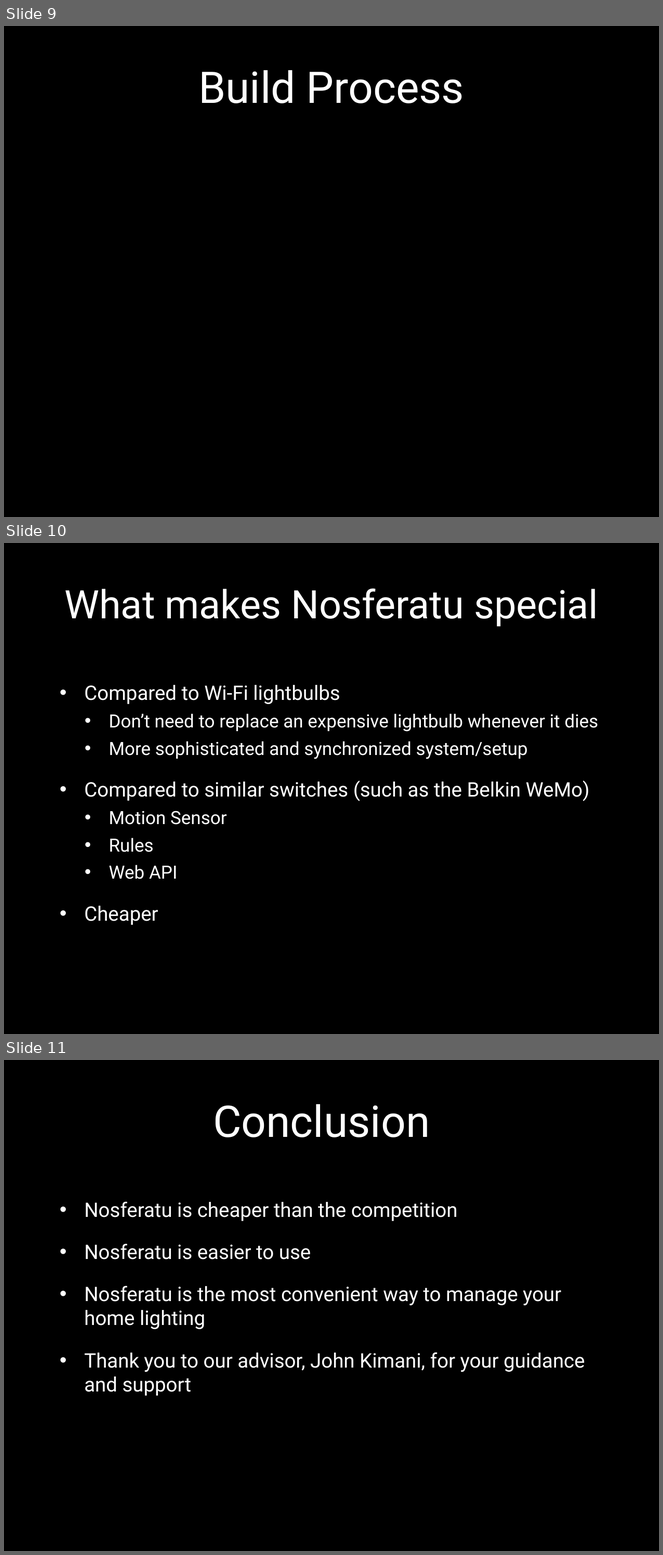
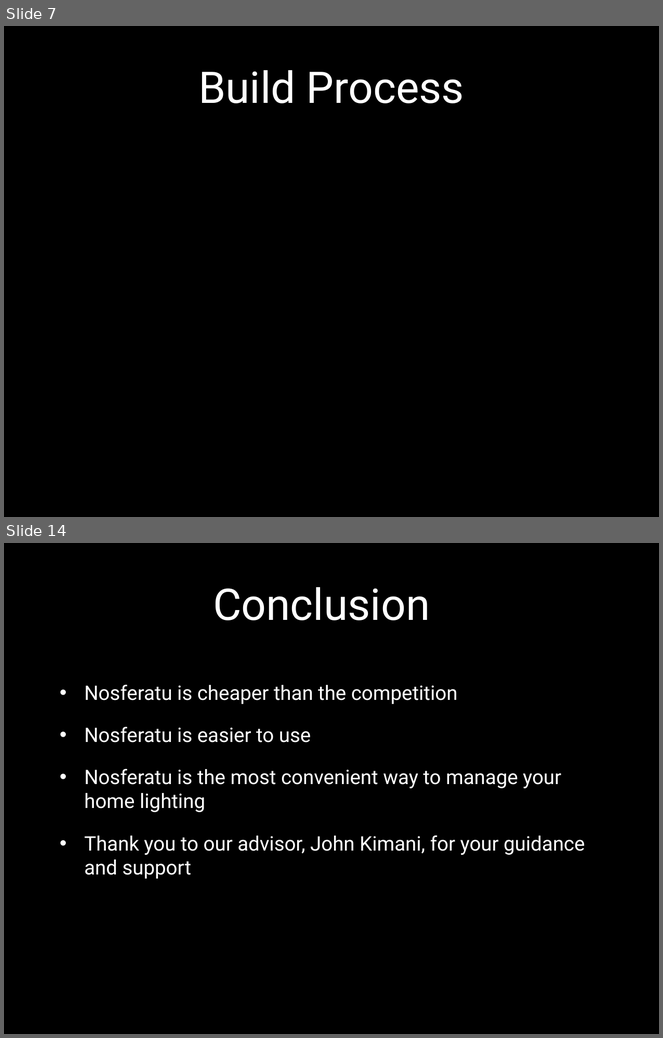
Before and after one commit to cojoigo/Capstone, a slide deck: Final Documents/Final Presentation.pptx. Shown one above the other, each under a label of ours: slides 9, 10 and 11 before the commit, slides 7 and 14 after it; the slides between them are not shown. The pictures are 663x1555 and 663x1038 pixels, drawn with LibreOffice and Linux fonts; fonts in the diff are those of the drawing; background and template pictures are left out. Boxes give left, top, right and bottom in pixels: in the first picture for what was removed or moved away, otherwise in the second. Text is boxed around its words. In the diff, an @@ line names an element or a change of style, - is before the commit and + after.

```diff
--- a/Final Documents/Final Presentation.pptx
+++ b/Final Documents/Final Presentation.pptx
@@ slide 10 removed at box(4, 543, 659, 1034), background picture (left out) @@
@@ title removed at box(64, 588, 598, 627) @@
-What makes Nosferatu special
@@ text removed at box(84, 685, 598, 925) @@
-• Compared to Wi-Fi lightbulbs
-  • Don’t need to replace an expensive lightbulb whenever it dies
-  • More sophisticated and synchronized system/setup
-• Compared to similar switches (such as the Belkin WeMo)
-  • Motion Sensor
-  • Rules
-  • Web API
-• Cheaper
@@ what was slide 9 is now slide 7 @@
@@ what was slide 11 is now slide 14 @@
```
Also in this commit, not shown: 1 slide changed, 6 slides added, 2 other slides removed.
